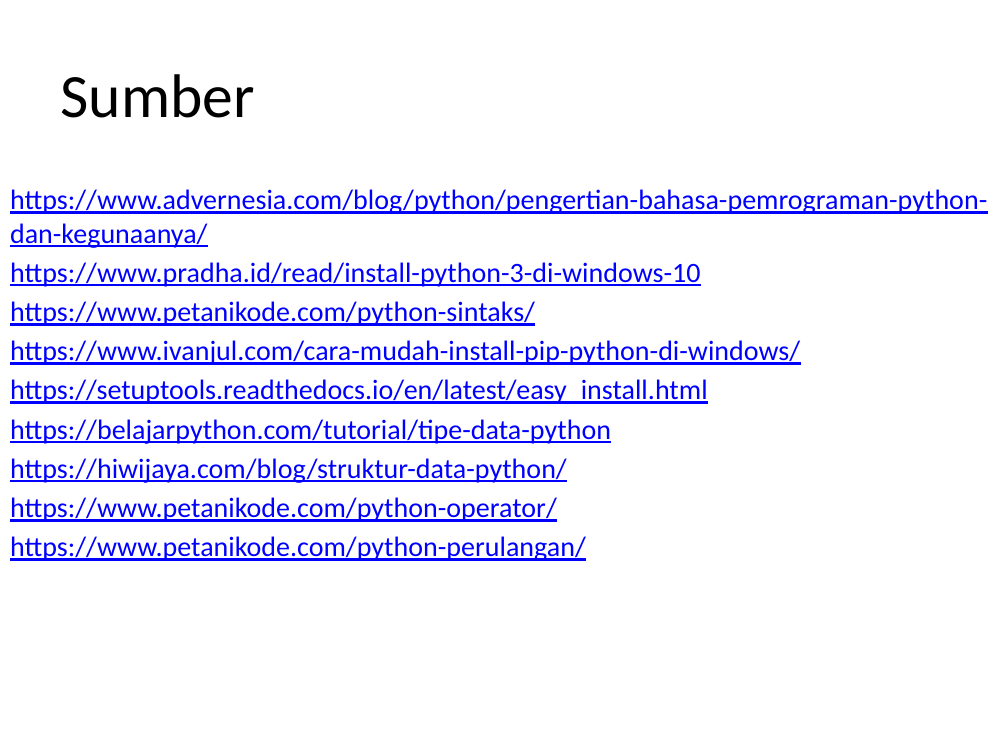
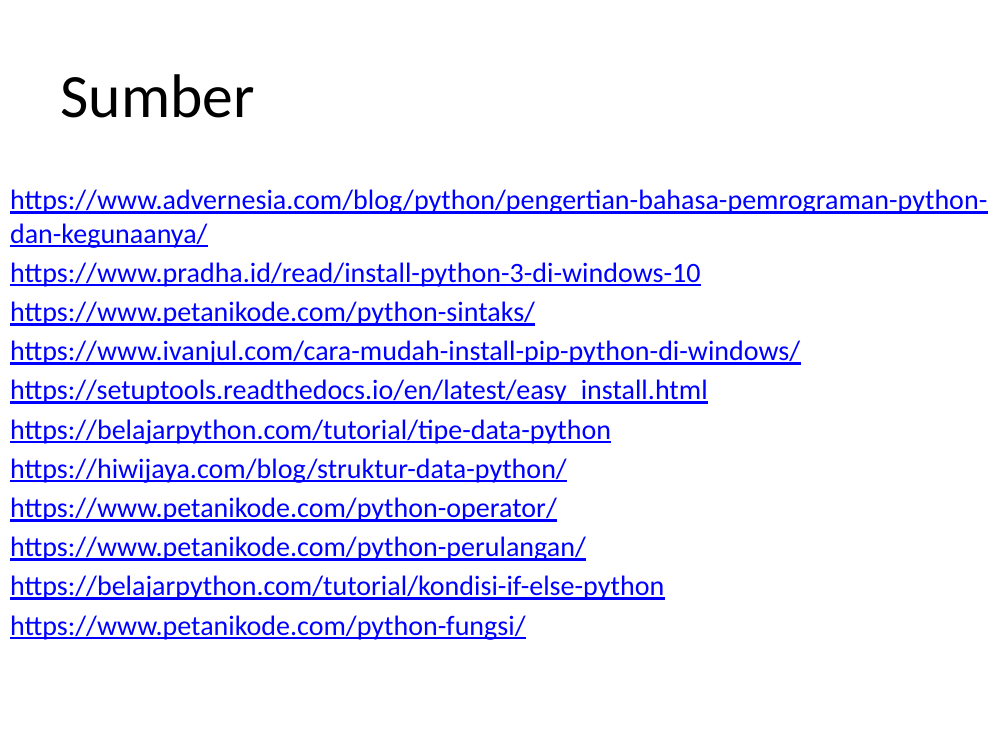
Before and after one commit to Abaljerind/Pengantar-Deep-Learning, a slide deck: slide 26 of materi python.pptx (slide 25 before the commit). Drawn at 1008x756 pixels with LibreOffice and Linux fonts; fonts in the diff are those of the drawing. Boxes give left, top, right and bottom in pixels: in the first picture for what was removed or moved away, otherwise in the second. Text is boxed around its words. In the diff, an @@ line names an element or a change of style, - is before the commit and + after.

Commit message:
kondisi dan fungsi pada python

```diff
--- a/materi python.pptx
+++ b/materi python.pptx
@@ text at [10, 575, 664, 640]: paragraphs added @@
+https://belajarpython.com/tutorial/kondisi-if-else-python
+https://www.petanikode.com/python-fungsi/
```
Also in this commit, not shown: 2 other slides changed, 3 slides added, 2 slides removed.
